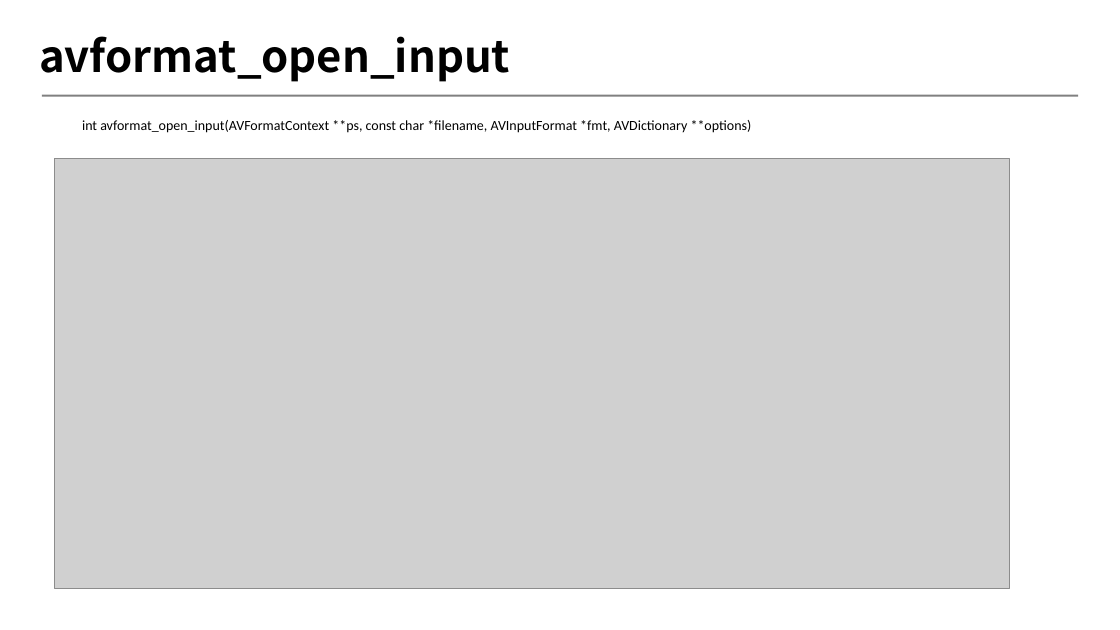
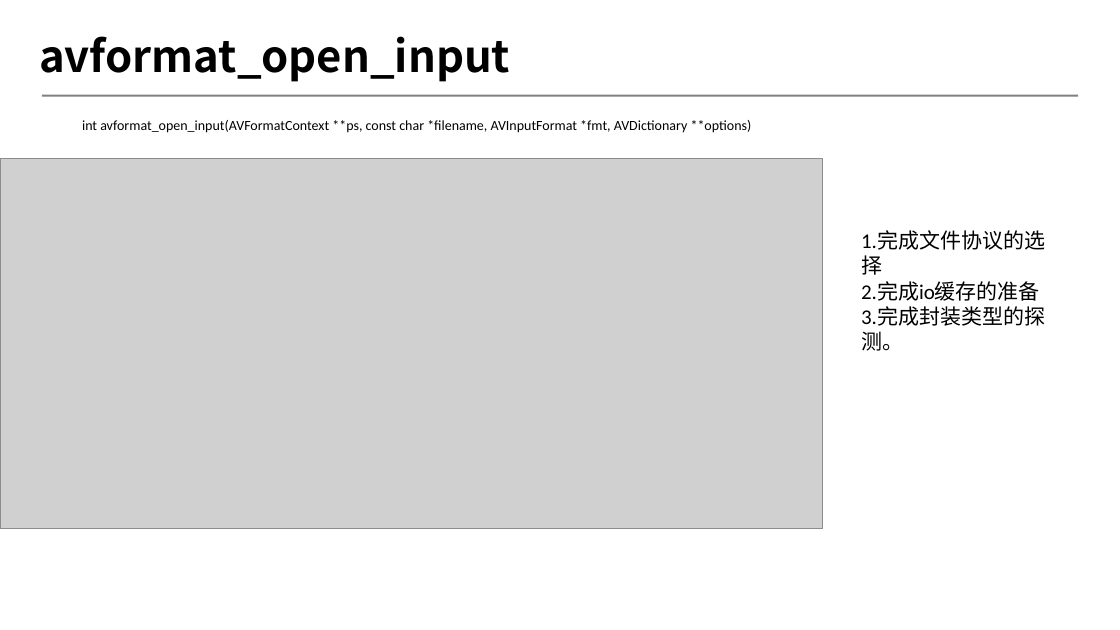
Before and after one commit to byrgyj/Document, a slide deck: slide 5 of PPT/FFmpeg Demux.pptx. Drawn at 1120x630 pixels with LibreOffice and Linux fonts; fonts in the diff are those of the drawing; grey boxes stand for pictures; background and template pictures are left out. Boxes give left, top, right and bottom in pixels: in the first picture for what was removed or moved away, otherwise in the second. Text is boxed around its words. In the diff, an @@ line names an element or a change of style, - is before the commit and + after.

```diff
--- a/PPT/FFmpeg Demux.pptx
+++ b/PPT/FFmpeg Demux.pptx
@@ picture: place and size @@
-picture at [55, 159, 1009, 588]
+picture at [0, 159, 823, 528]
@@ text added at [861, 231, 1045, 351], 18 pt, text #000000 @@
+1.完成文件协议的选择
+2.完成io缓存的准备
+3.完成封装类型的探测。
```
Also in this commit, not shown: 1 other slide changed, 2 slides added.
